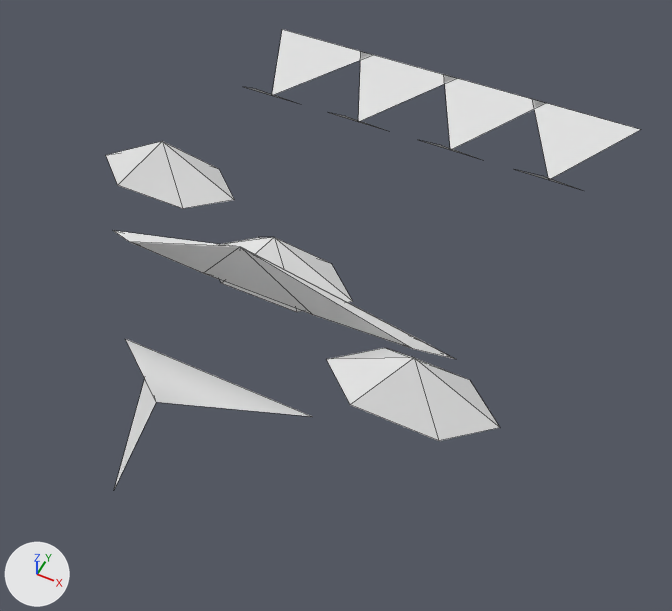
The OBJ model GameData/Meshes/Ships/aetherian/cruiser_heavy.obj, before and after one commit.
Camera for both pictures: a 50 mm camera at (4.12, -6.94, 8.86) aimed at (0.68, -0.07, 0.28). Lighting does not change. The marker at lower left points along +X, +Y and +Z. The picture after the commit comes second. Mesh edges are drawn as thin lines. Where no turn or scale is listed for an object, it has been applied to the vertices. Vertices at exactly the same position are counted once.

The first picture shows 'cruiser_heavy'.
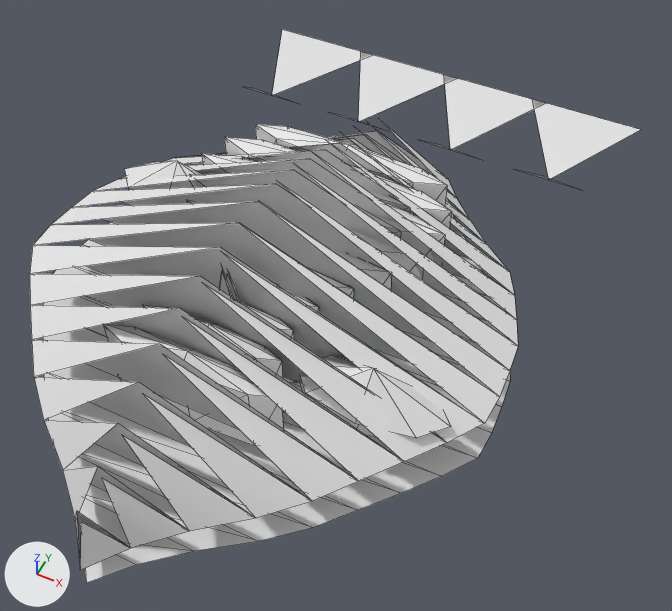
Pixel boxes [x1, y1, x2, y2] of what changed, in the pictures (672 x 611 px):
'cruiser_heavy', reshaped (14% wider, 20% taller): before [106, 29, 641, 489]; after [30, 29, 641, 583]
part 1 of me_cruiser_heavy, rebuilt: before [106, 141, 234, 208]; after [125, 161, 203, 190]
part 2 of me_cruiser_heavy, rebuilt (not visible afterwards): before [220, 237, 352, 312]
part 3 of me_cruiser_heavy, rebuilt (14% narrower, 12% shorter): before [326, 348, 500, 441]; after [301, 356, 451, 438]
part 4 of me_cruiser_heavy, built on: before [113, 230, 454, 489]; after [30, 118, 518, 583]

What the commit changed:
me_cruiser_heavy is used by ob_cruiser_heavy; location (0.0, 0.0, 0.0).
me_cruiser_heavy had 66 vertices, 48 faces and spanned x -3.17..3.17, y -3.64..5.48, z 0.0..1.82.
me_cruiser_heavy now has 412 vertices, 415 faces and spans x -3.14..3.14, y -4.33..5.48, z 0.0..2.14.
me_cruiser_heavy part 1: the loose piece of 8 vertices spanning x -3.17..-1.13, y 0.17..1.05, z 0.75..1.35 is rebuilt with 10 vertices and now spans x -2.71..-0.9, y 0.02..0.83, z 0.81..1.28.
me_cruiser_heavy part 2: the loose piece of 8 vertices spanning x -1.02..1.02, y -0.74..0.14, z 0.75..1.35 is rebuilt with 10 vertices and now spans x -0.9..0.9, y -0.94..-0.12, z 0.81..1.28.
me_cruiser_heavy part 3: the loose piece of 8 vertices spanning x 1.13..3.17, y -1.65..-0.77, z 0.75..1.35 is rebuilt with 10 vertices and now spans x 0.9..2.71, y -1.89..-1.07, z 0.81..1.28.
me_cruiser_heavy part 4: 18 vertices removed from x -2.38..2.38, y -3.64..0.0, z 0.11..1.82; 358 vertices added at x -3.02..3.02, y -4.33..2.75, z 0.0..2.14.
